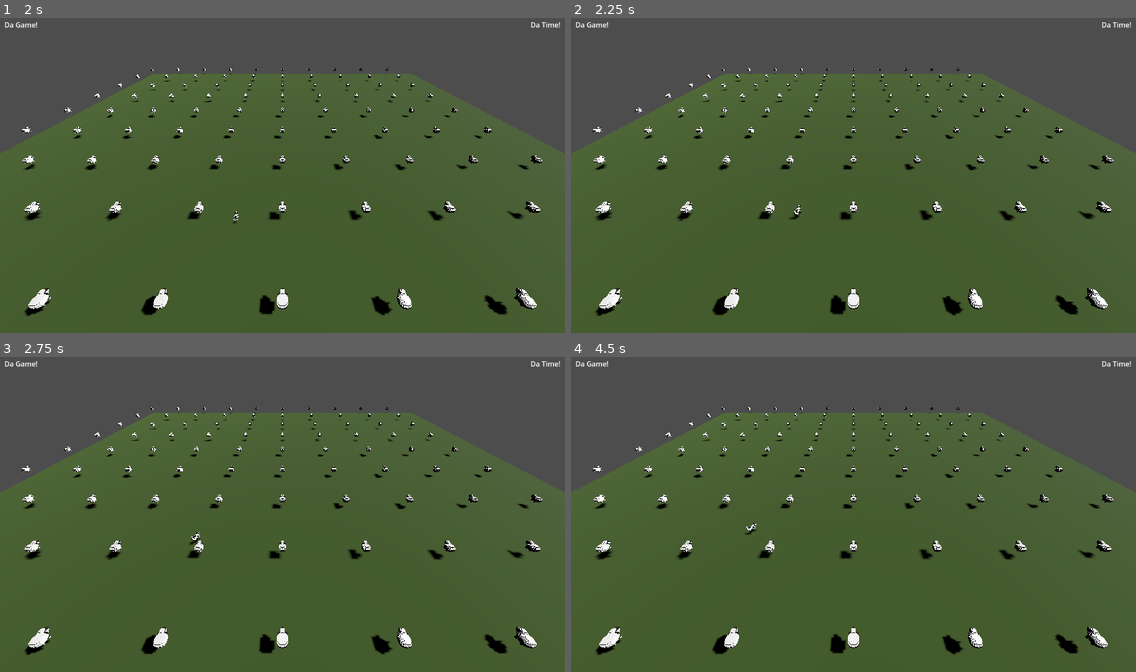
Above: before the commit, frames 1-4 (two rows, left to right).
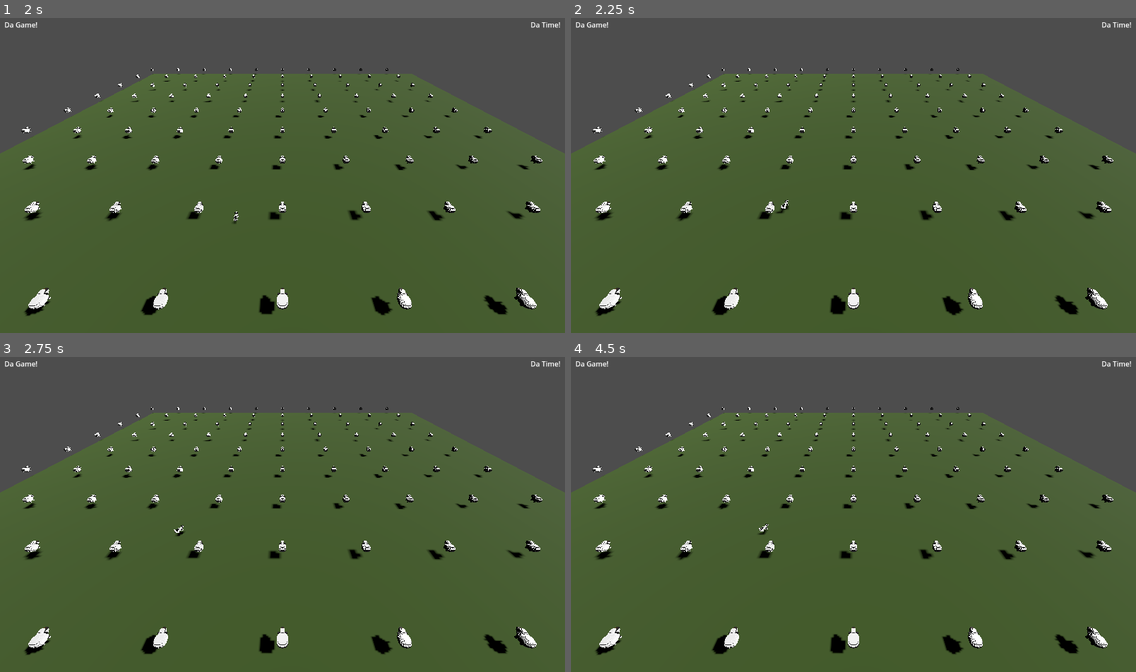
Above: after the commit, the same moments.

Repository: hunttis/ld-58
Game: Godot game, scene res://assets/scenes/master.tscn
The game is run twice, just before and just after one commit, with the same random seed, the same clock (stepped at 60 frames per second) and the same inputs.
Inputs (mouse positions are in pixels of both pictures, inside the frame that each line leads up to):
- Up to frame 1 (2 s): click "Start" at 0.5 s; tap Enter at 1.25 s; move the mouse to (406, 159) at 1.27 s; hold Q (ability_q, bound only after the commit) from 1.28 s (still down)
- Up to frame 2 (2.25 s): tap Space at 2 s; move the mouse to (740, 191) at 2.02 s; release Q (ability_q, bound only after the commit) at 2.03 s; click (740, 191) at 2.1 s
- Up to frame 3 (2.75 s): tap Q (ability_q, bound only after the commit) at 2.3 s
- Up to frame 4 (4.5 s): move the mouse to (910, 442) at 2.77 s; hold Q (ability_q, bound only after the commit) 2.78-3.53 s; tap Enter at 3.5 s; move the mouse to (825, 577) at 3.52 s; tap Q (ability_q, bound only after the commit) at 3.6 s; tap Space at 4.25 s; move the mouse to (1023, 561) at 4.27 s; hold Q (ability_q, bound only after the commit) from 4.28 s (still down); click (1023, 561) at 4.35 s

Frame 1 is identical in both runs. In frame 2, less than 0.1% of the frame differs, in the area x 36-41%, y 57-64%; in frame 3, less than 0.1%; in frame 4, less than 0.1%.

Commit message:
add toggle for sprinting

Diff:
--- a/assets/scenes/game/dog/dog.gd
+++ b/assets/scenes/game/dog/dog.gd
@@ -1,22 +1,26 @@
 class_name Dog
 extends CharacterBody3D
 
-@export var speed: float = 10
+@export var speed: float
 @onready var agent: NavigationAgent3D =  $NavigationAgent3D
 @onready var repulsionArea: Area3D = $RepulsionArea
 @onready var repulsionCollider: CollisionShape3D = $RepulsionArea/CollisionShape3D
 
+@export var sprint_threat_range = 3.5
+@export var normal_threat_range = 7.0
+@export var sprint_speed = 25.0
+@export var normal_speed = 10.0
+
 enum MOVE_STATE {
   NORMAL,
   SPRINT,
-  SNEAK,
   DASH
 }
 
+var move_state: MOVE_STATE = MOVE_STATE.NORMAL
 
-
-var move_state: float = MOVE_STATE.NORMAL
-
+func _ready():
+  speed = normal_speed
 
 func _physics_process(_delta: float) -> void:
   if agent.is_navigation_finished():
@@ -45,6 +49,19 @@
     if not result.is_empty():
       agent.target_position = result.position
 
+
+func _unhandled_input(event: InputEvent):
+    if event.is_action_pressed("ability_q"):
+      match move_state:
+        MOVE_STATE.NORMAL:
+          move_state = MOVE_STATE.SPRINT
+          set_repulsion_range(sprint_threat_range)
+          speed = sprint_speed
+        MOVE_STATE.SPRINT:
+          move_state = MOVE_STATE.NORMAL
+          set_repulsion_range(normal_threat_range)
+          speed = normal_speed
+
 func set_repulsion_range(new_range: float) -> void:
-  (repulsionCollider.shape as SphereShape3D).radius = new_range
-  pass
+  var shape = repulsionCollider.shape as SphereShape3D
+  shape.radius = new_range
--- a/project.godot
+++ b/project.godot
@@ -34,6 +34,26 @@
 "events": [Object(InputEventMouseButton,"resource_local_to_scene":false,"resource_name":"","device":-1,"window_id":0,"a …(253 unchanged characters)…
 ]
 }
+ability_q={
+"deadzone": 0.2,
+"events": [Object(InputEventKey,"resource_local_to_scene":false,"resource_name":"","device":-1,"window_id":0,"alt_pressed":false,"shift_pressed":false,"ctrl_pressed":false,"meta_pressed":false,"pressed":false,"keycode":0,"physical_keycode":81,"key_label":0,"unicode":113,"location":0,"echo":false,"script":null)
+]
+}
+ability_w={
+"deadzone": 0.2,
+"events": [Object(InputEventKey,"resource_local_to_scene":false,"resource_name":"","device":-1,"window_id":0,"alt_pressed":false,"shift_pressed":false,"ctrl_pressed":false,"meta_pressed":false,"pressed":false,"keycode":0,"physical_keycode":87,"key_label":0,"unicode":119,"location":0,"echo":false,"script":null)
+]
+}
+ability_e={
+"deadzone": 0.2,
+"events": [Object(InputEventKey,"resource_local_to_scene":false,"resource_name":"","device":-1,"window_id":0,"alt_pressed":false,"shift_pressed":false,"ctrl_pressed":false,"meta_pressed":false,"pressed":false,"keycode":0,"physical_keycode":69,"key_label":0,"unicode":101,"location":0,"echo":false,"script":null)
+]
+}
+ability_r={
+"deadzone": 0.2,
+"events": [Object(InputEventKey,"resource_local_to_scene":false,"resource_name":"","device":-1,"window_id":0,"alt_pressed":false,"shift_pressed":false,"ctrl_pressed":false,"meta_pressed":false,"pressed":false,"keycode":0,"physical_keycode":82,"key_label":0,"unicode":114,"location":0,"echo":false,"script":null)
+]
+}
 
 [rendering]
 
